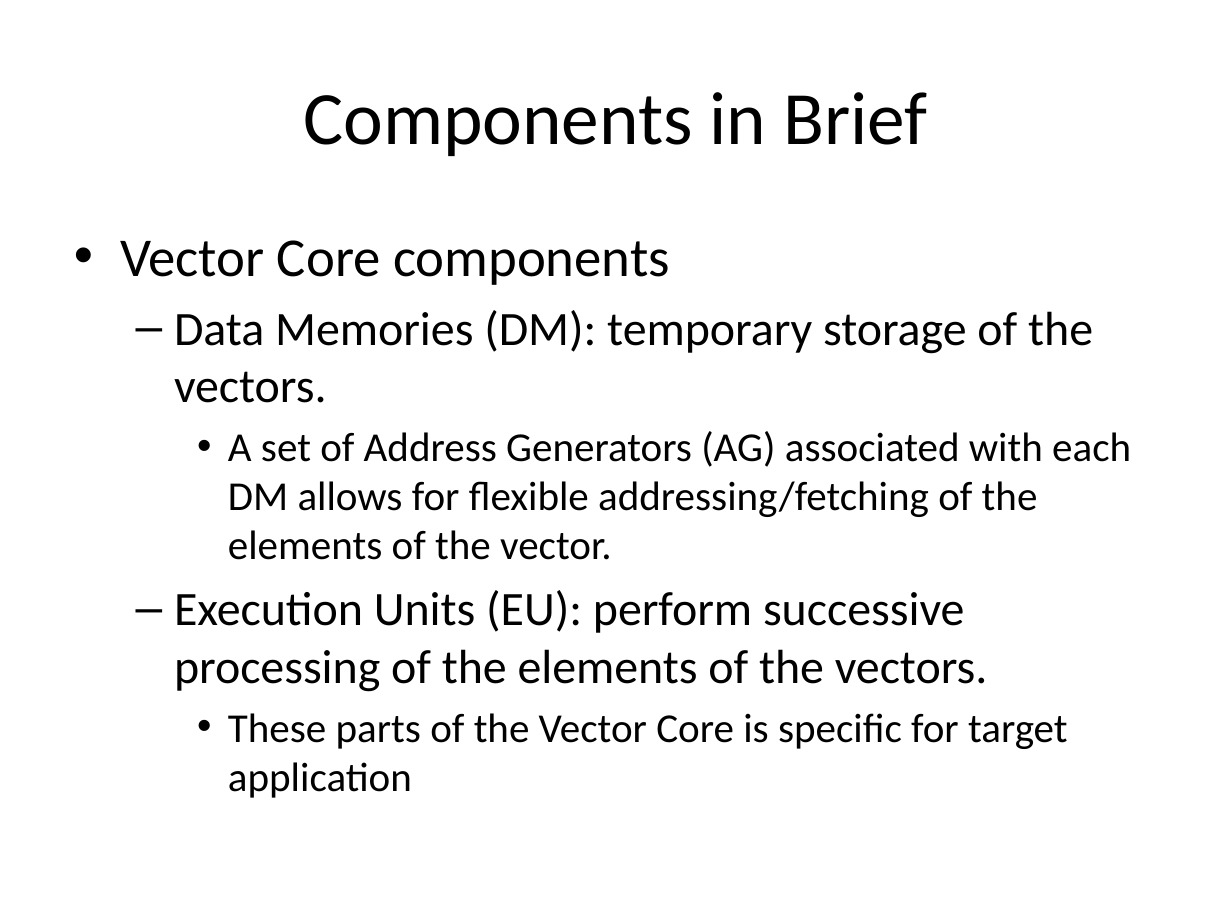
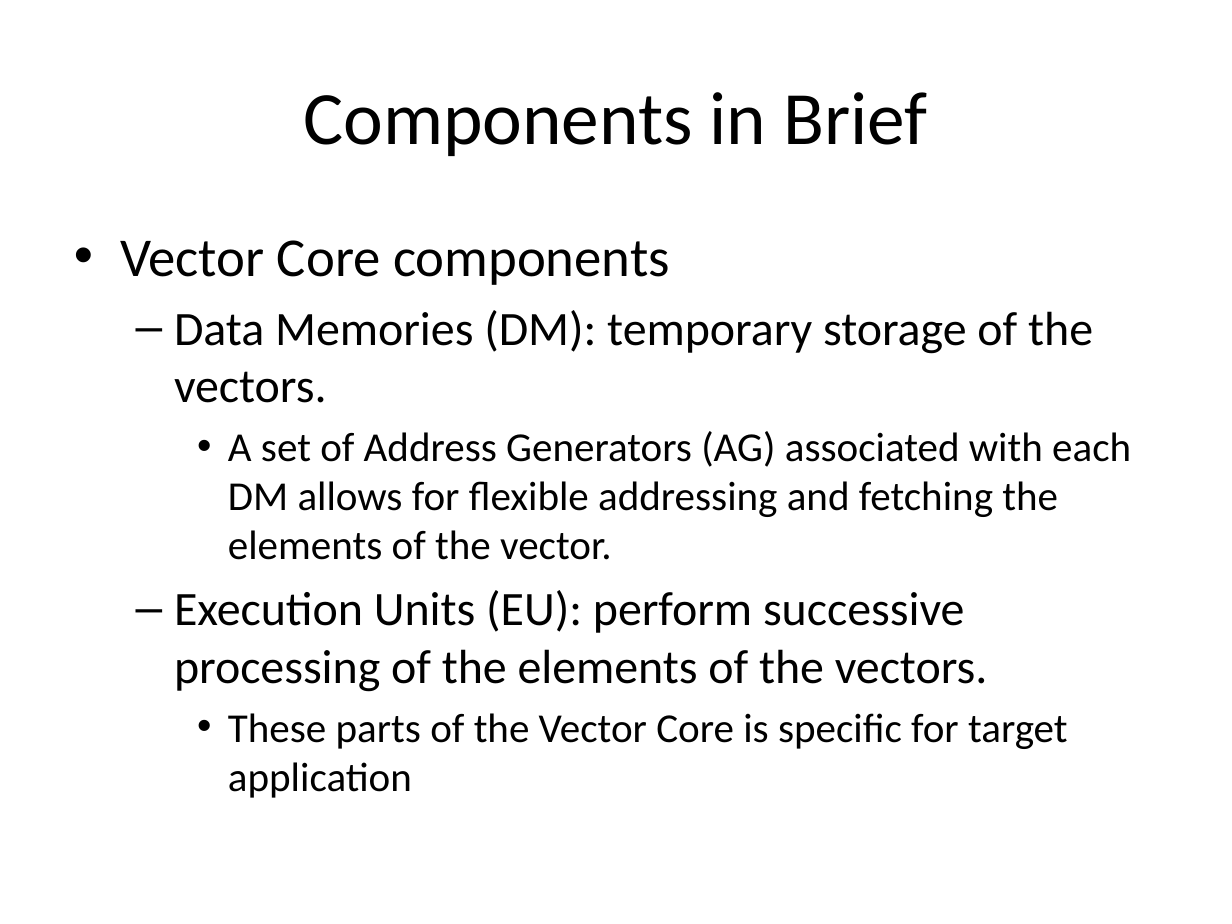
Before and after one commit to timurkelin/simsimd, a slide deck: slide 12 of doc/simsimd.pptx. Drawn at 1232x924 pixels with LibreOffice and Linux fonts; fonts in the diff are those of the drawing; background and template pictures are left out. Boxes give left, top, right and bottom in pixels: in the first picture for what was removed or moved away, otherwise in the second. Text is boxed around its words. In the diff, an @@ line names an element or a change of style, - is before the commit and + after.

```diff
--- a/doc/simsimd.pptx
+++ b/doc/simsimd.pptx
@@ text at (228,431,1131,560): text changed @@
-    • A set of Address Generators (AG) associated with each DM allows for flexible addressing/fetching of the elements of the vector.
+    • A set of Address Generators (AG) associated with each DM allows for flexible addressing and fetching the elements of the vector.
```
Also in this commit, not shown: 5 other slides changed, 1 other file.
